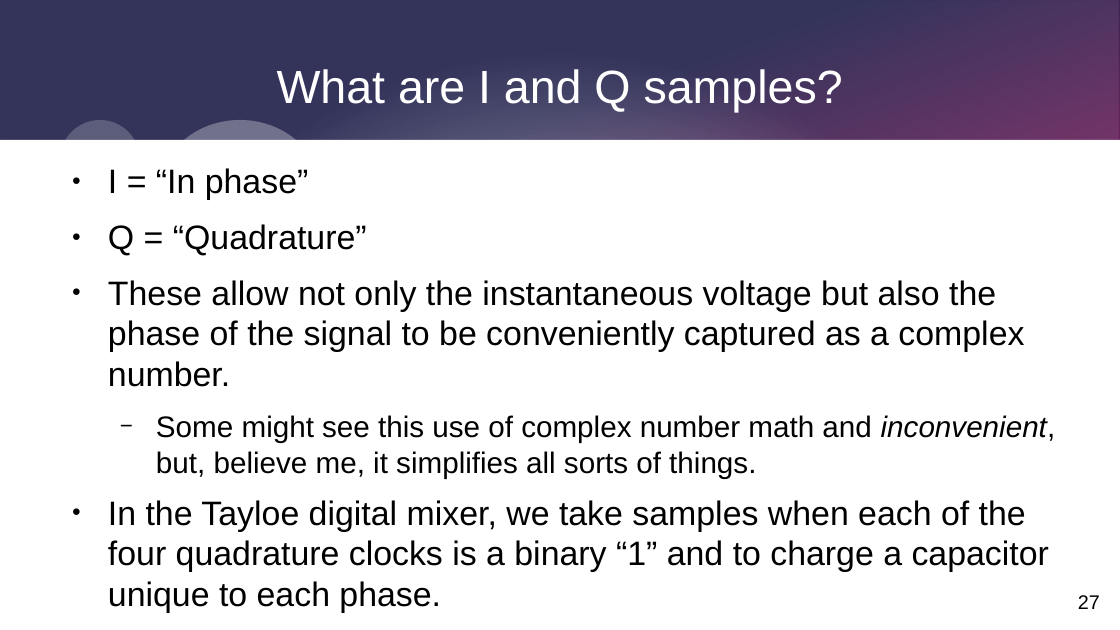
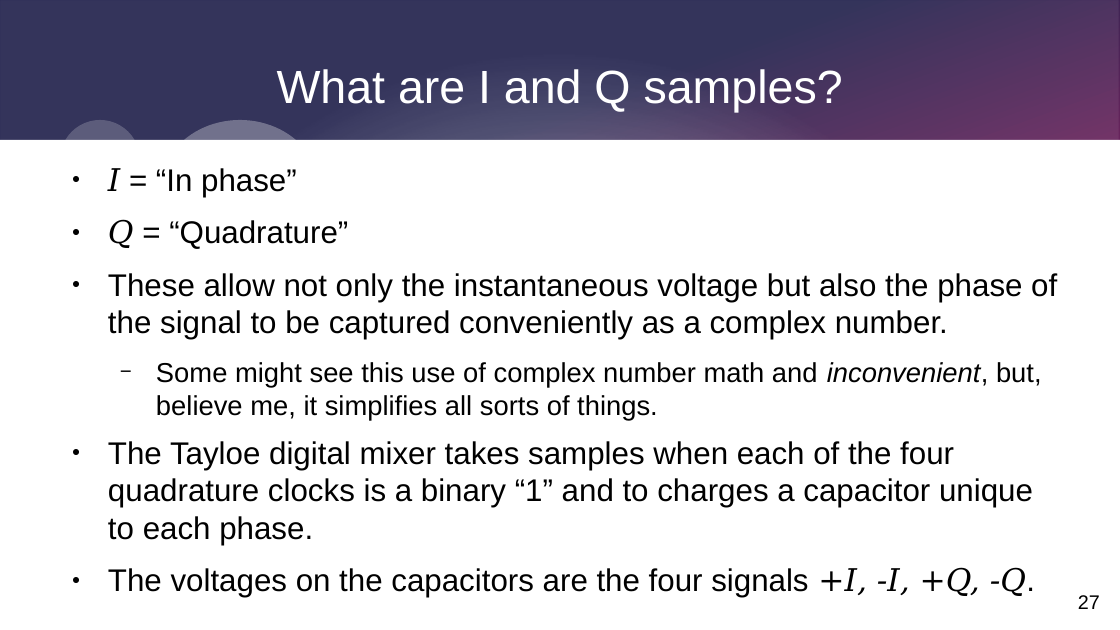
Before and after one commit to alanmimms/SimplestSDR, a slide deck: slide 27 of prezo.odp. Drawn at 1120x630 pixels with LibreOffice and Linux fonts; fonts in the diff are those of the drawing. Boxes give left, top, right and bottom in pixels: in the first picture for what was removed or moved away, otherwise in the second. Text is boxed around its words. In the diff, an @@ line names an element or a change of style, - is before the commit and + after.

```diff
--- a/prezo.odp
+++ b/prezo.odp
@@ text at [108,168,1042,421]: size 24 to 22.2 pt in "I = “In phase”", "Q = “Quadrature”"; font Arial to DejaVu Serif, italic on in "I", "Q"; size 21 to 19.4 pt in "Some might see this use of complex ..." @@
@@ text at [108,273,1057,340]: text changed; size 24 to 22.2 pt @@
-● These allow not only the instantaneous voltage but also the phase of the signal to be conveniently captured as a complex number.
+● These allow not only the instantaneous voltage but also the phase of the signal to be captured conveniently as a complex number.
@@ text at [108,441,1035,598]: text changed; size 24 to 22.2 pt @@
-● In the Tayloe digital mixer, we take samples when each of the four quadrature clocks is a binary “1” and to charge a capacitor unique to each phase.
+● The Tayloe digital mixer takes samples when each of the four quadrature clocks is a binary “1” and to charges a capacitor unique to each phase.
+● The voltages on the capacitors are the four signals +I, -I, +Q, -Q.
```
Also in this commit, not shown: 19 other slides changed, 2 slides added.
